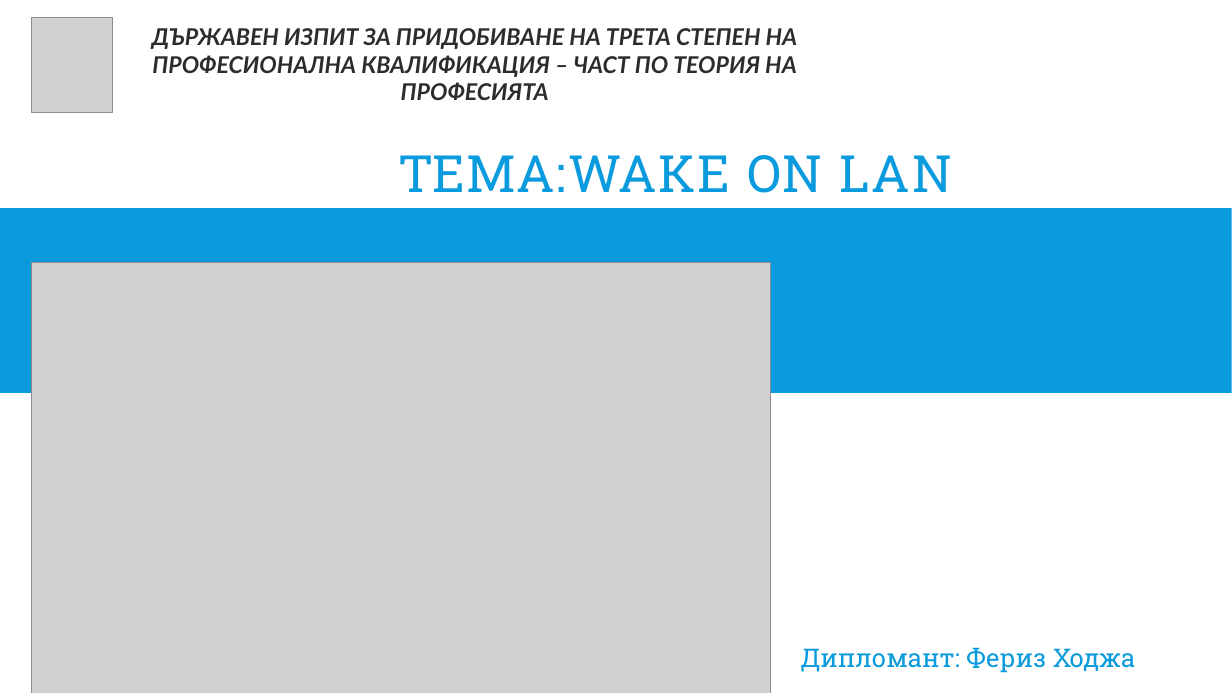
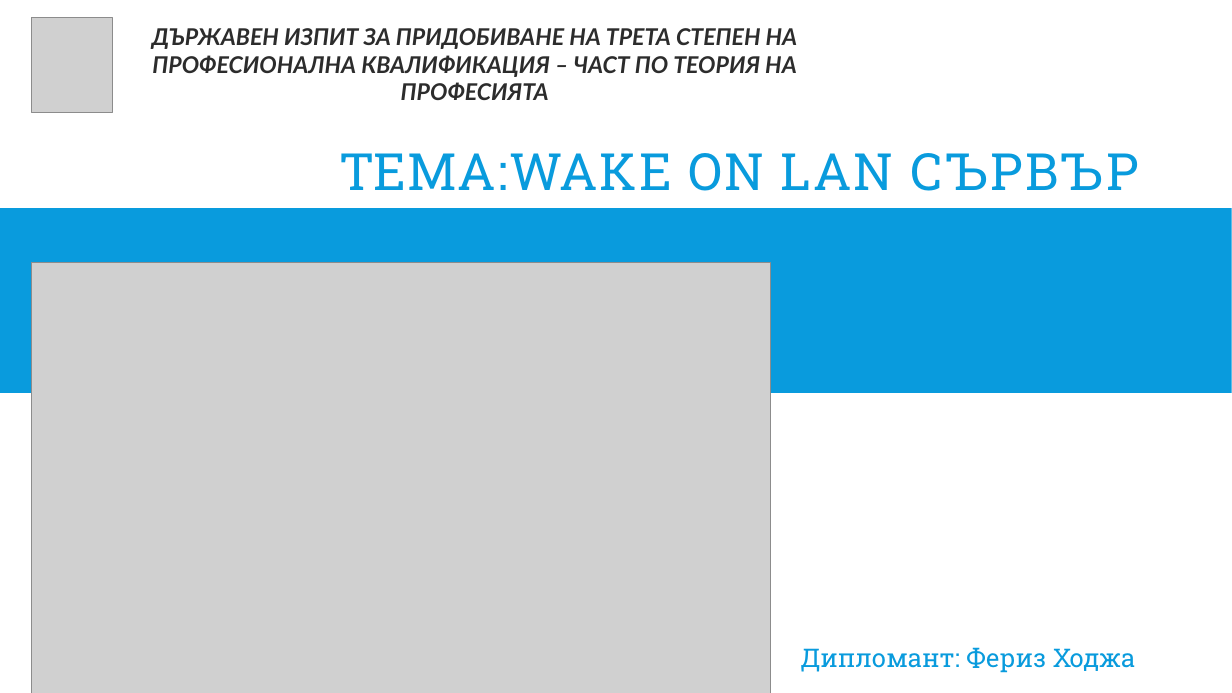
Before and after one commit to pgee-dzi2024/ThemeSP_2607, a slide deck: slide 1 of DR/защита.pptx. Drawn at 1232x693 pixels with LibreOffice and Linux fonts; fonts in the diff are those of the drawing; grey boxes stand for pictures. Boxes give left, top, right and bottom in pixels: in the first picture for what was removed or moved away, otherwise in the second. Text is boxed around its words. In the diff, an @@ line names an element or a change of style, - is before the commit and + after.

```diff
--- a/DR/защита.pptx
+++ b/DR/защита.pptx
@@ title at (339, 153, 1139, 191): text changed @@
-ТЕМА:WAKE ON LAN
+ТЕМА:WAKE ON LAN СЪРВЪР
```
Also in this commit, not shown: 1 other slide changed.
